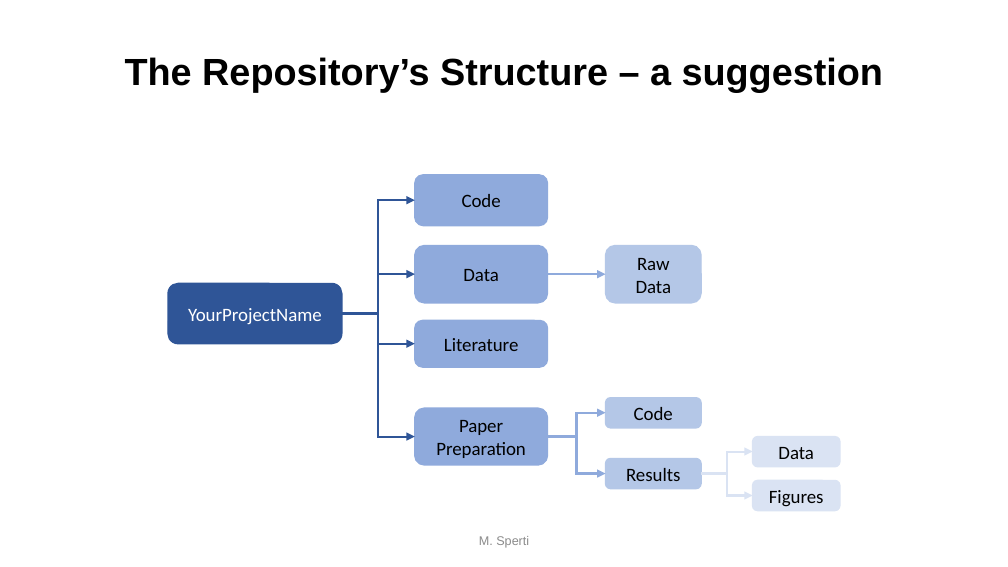
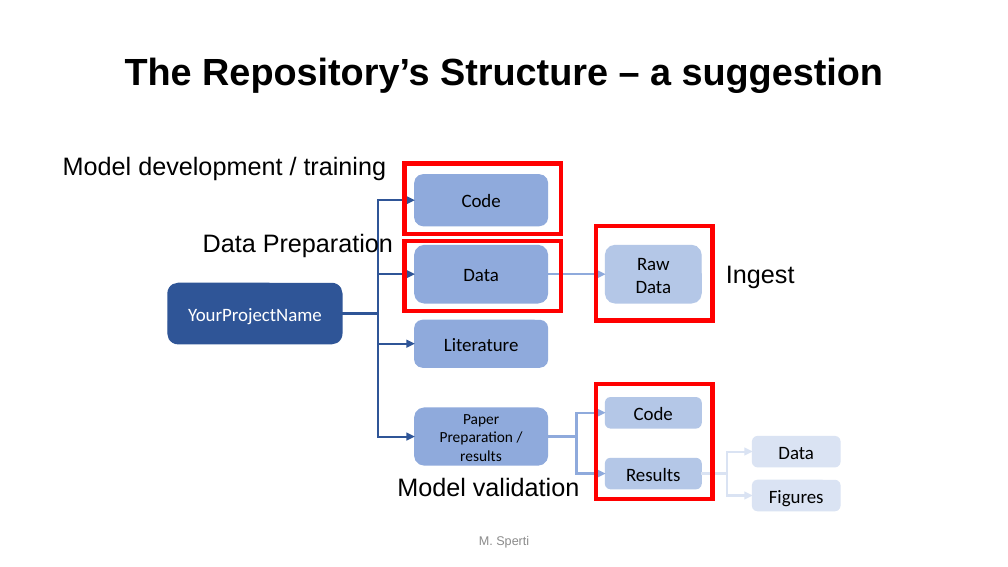
Before and after one commit to toelt-llc/MSCA-ITN-PARENT, a slide deck: slide 20 of DETERMINED2022/Python and scikit-learn/DETERMINED2022-toelt-Introduction Python and Scikit-learn.pptx (slide 23 before the commit). Drawn at 1008x567 pixels with LibreOffice and Linux fonts; fonts in the diff are those of the drawing; background and template pictures are left out. Boxes give left, top, right and bottom in pixels: in the first picture for what was removed or moved away, otherwise in the second. Text is boxed around its words. In the diff, an @@ line names an element or a change of style, - is before the commit and + after.

```diff
--- a/DETERMINED2022/Python and scikit-learn/DETERMINED2022-toelt-Introduction Python and Scikit-learn.pptx
+++ b/DETERMINED2022/Python and scikit-learn/DETERMINED2022-toelt-Introduction Python and Scikit-learn.pptx
@@ text added at [63,156,387,180], 18 pt, text #000000 @@
+Model development / training
@@ rectangle added at [404,163,560,234], outline #FF0000 3 pt @@
@@ text added at [203,231,393,257], 18 pt, text #000000 @@
+Data Preparation
@@ rectangle added at [596,226,713,321], outline #FF0000 3 pt @@
@@ rectangle added at [404,241,560,311], outline #FF0000 3 pt @@
@@ text added at [726,265,795,289], 18 pt, text #000000 @@
+Ingest
@@ rectangle added at [596,384,713,500], outline #FF0000 3 pt @@
@@ text in rounded rectangle at [440,414,513,461]: text changed; size 13.5 to 11 pt @@
-Paper Preparation
+Paper Preparation / results
@@ text added at [397,477,579,497], 18 pt, text #000000 @@
+Model validation
```
Also in this commit, not shown: 3 other slides changed, 2 slides added, 5 slides removed, 1 other file.
